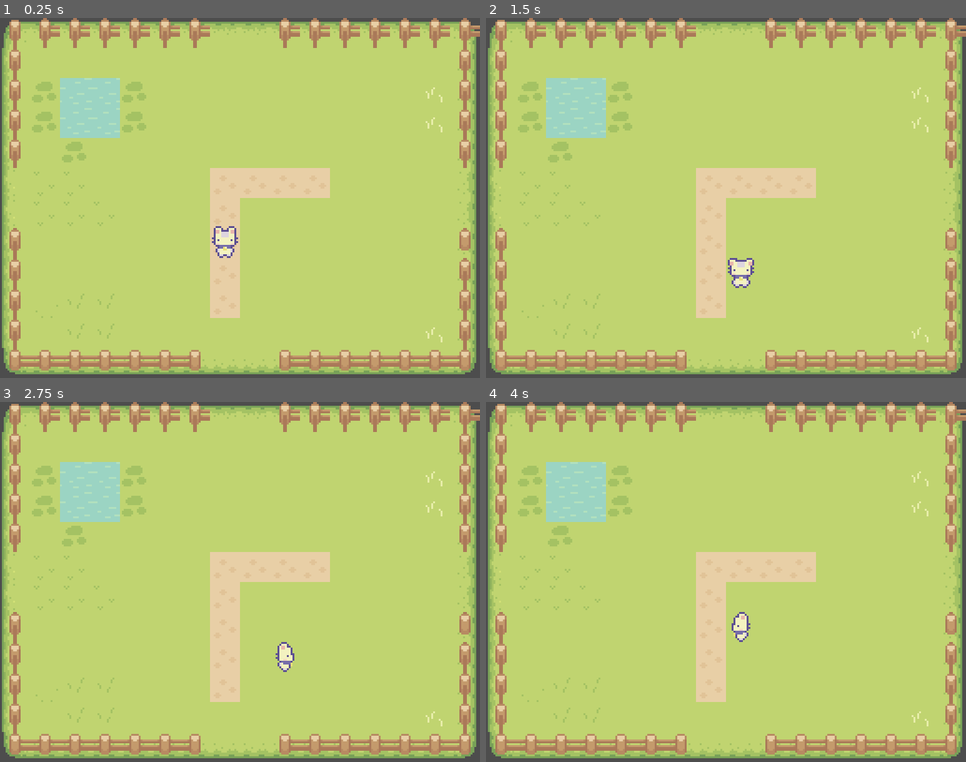
Above: before the commit, frames 1-4 (two rows, left to right).
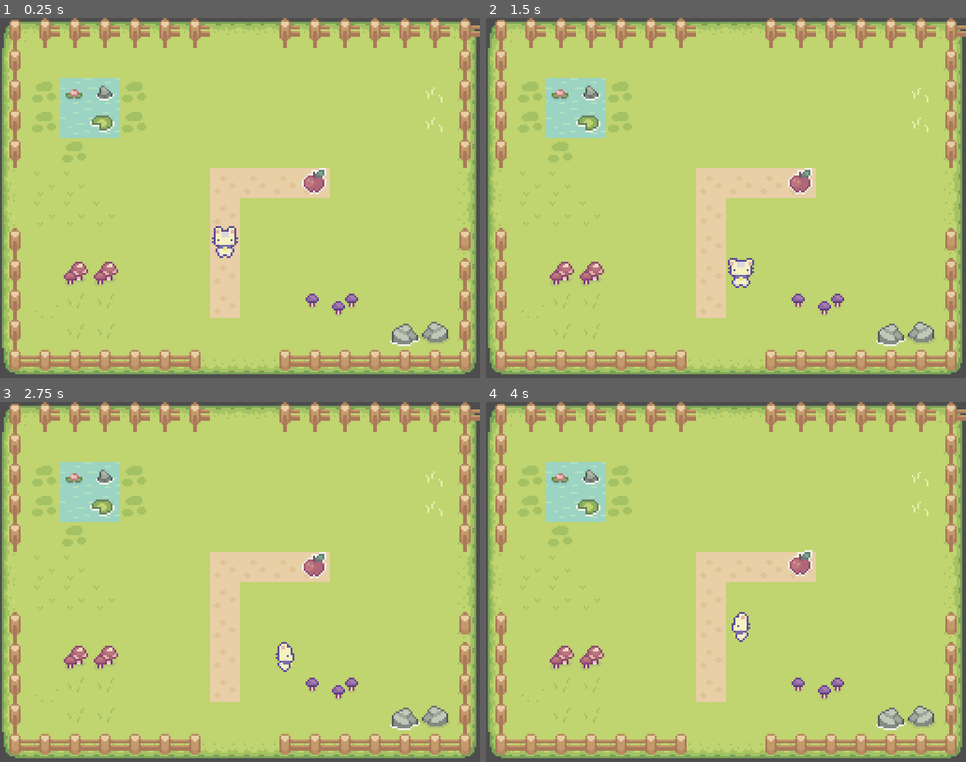
Above: after the commit, the same moments.

Repository: iarabaya/proyecto-integrador-v1
Game: Godot game, scene res://scenes/gym_level/gym_level.tscn
The game is run twice, just before and just after one commit, with the same random seed, the same clock (stepped at 60 frames per second) and the same inputs.
Inputs:
- Up to frame 1 (0.25 s): no input
- Up to frame 2 (1.5 s): hold Right (ui_right) 0.53-1.28 s; tap Enter at 1.25 s; hold Down (ui_down) from 1.28 s (still down)
- Up to frame 3 (2.75 s): tap Space at 2 s; release Down (ui_down) at 2.03 s; hold Right (ui_right) from 2.03 s (still down)
- Up to frame 4 (4 s): release Right (ui_right) at 2.78 s; hold Up (ui_up) 2.78-3.53 s; hold Left (ui_left) from 3.53 s (still down)

The runs differ from the first frame. In frame 1, 1.7% of the frame differs, in the area x 13-94%, y 18-92%; in frame 2, 1.7%; in frame 3, 1.7%; in frame 4, 1.7%.

Commit message:
feat: partial pickup implementation

Diff:
--- a/scenes/gym_level/gym_level.gd
+++ b/scenes/gym_level/gym_level.gd
@@ -10,13 +10,14 @@
 var level_data: Dictionary
 var player_model: PlayerModel
 var player: Node2D
+var pickup_manager: PickupManager
 
 
 func _ready() -> void:
 	# 1. Load tilemap
 	level_data = LevelLoader.load_gym(floor_layer, walls_layer)
 
-	# 2. Create player model (pure logic)
+	# 2. Player model (pure logic)
 	player_model = PlayerModel.new(
 		level_data["cols"],
 		level_data["rows"],
@@ -25,15 +26,19 @@
 		level_data["spawn"]["ty"]
 	)
 
-	# 3. Spawn player sprite
+	# 3. Pickup manager — spawns all objects from the JSON
+	pickup_manager = PickupManager.new()
+	add_child(pickup_manager)
+	pickup_manager.setup(level_data["objects"], level_data["solid"])
+
+	# 4. Player sprite
 	player = PlayerScene.instantiate()
 	add_child(player)
 	player.z_index = 4
 	player.setup(player_model)
 
-	print("Jugador en: tx=%d ty=%d" % [player_model.tx, player_model.ty])
 
-# TEMPORAL — test de movimiento con flechas. Se borrará en el paso del UI.
+# TEMPORAL — test con flechas. Se reemplaza en el paso del UI.
 var _moving := false
 
 func _process(_delta: float) -> void:
@@ -52,5 +57,6 @@
 func _test_step(dir: String) -> void:
 	_moving = true
 	await player.step(dir)
+	pickup_manager.check_pickup(player_model.tx, player_model.ty)
 	player.play_idle()
 	_moving = false
--- /dev/null
+++ b/scripts/pickup_manager.gd
@@ -0,0 +1,150 @@
+# PickupManager.gd
+# Spawns deco and pickup sprites from the level objects array.
+# Handles floating animation, collection detection, and collect effects.
+class_name PickupManager
+extends Node2D
+
+
+const FRAME_SIZE := 16
+
+# Maps object keys from gym.json to their spritesheet info
+const OBJECT_SHEETS: Dictionary = {
+	"plants":      {"path": "res://assets/objects/Basic Plants.png",             "cols": 6},
+	"grass_props": {"path": "res://assets/objects/Basic Grass Biom things 1.png","cols": 9},
+	"furniture":   {"path": "res://assets/objects/Basic Furniture.png",          "cols": 9},
+	"tools":       {"path": "res://assets/objects/Basic tools and meterials.png","cols": 3},
+}
+
+# "tx,ty" → {sprite, tween}
+var pickups: Dictionary = {}
+var collected: int = 0
+
+var _objects_data: Array = []
+var _solid: Array = []
+
+
+func setup(objects: Array, solid: Array) -> void:
+	_objects_data = objects
+	_solid = solid
+	for obj in objects:
+		if obj["type"] == "pickup":
+			_spawn_pickup(obj)
+		else:
+			_spawn_deco(obj)
+
+
+func check_pickup(tx: int, ty: int) -> void:
+	var key := "%d,%d" % [tx, ty]
+	if not pickups.has(key):
+		return
+	var data: Dictionary = pickups[key]
+	pickups.erase(key)
+	collected += 1
+	_play_collect(data["sprite"], data["tween"])
+
+
+func get_collected() -> int:
+	return collected
+
+func get_remaining() -> int:
+	return pickups.size()
+
+func reset() -> void:
+	for child in get_children():
+		child.queue_free()
+	pickups.clear()
+	collected = 0
+	for obj in _objects_data:
+		if obj["type"] == "pickup":
+			_spawn_pickup(obj)
+		else:
+			_spawn_deco(obj)
+
+
+# ── Spawning ──────────────────────────────────────────────────────────────────
+
+func _spawn_pickup(obj: Dictionary) -> void:
+	var pos := _tile_center(obj["tx"], obj["ty"])
+	var sprite := _make_sprite(obj["key"], obj["frame"], pos)
+	sprite.z_index = 5
+	add_child(sprite)
+
+	# Floating bob — loops forever
+	var tween := sprite.create_tween().set_loops()
+	tween.tween_property(sprite, "position:y", pos.y - 2.0, 0.6) \
+		.set_ease(Tween.EASE_IN_OUT).set_trans(Tween.TRANS_SINE)
+	tween.tween_property(sprite, "position:y", pos.y, 0.6) \
+		.set_ease(Tween.EASE_IN_OUT).set_trans(Tween.TRANS_SINE)
+
+	pickups["%d,%d" % [obj["tx"], obj["ty"]]] = {"sprite": sprite, "tween": tween}
+
+
+func _spawn_deco(obj: Dictionary) -> void:
+	var pos := _tile_center(obj["tx"], obj["ty"])
+	var sprite := _make_sprite(obj["key"], obj["frame"], pos)
+	sprite.z_index = 3
+	add_child(sprite)
+
+
+func _make_sprite(sheet_key: String, frame: int, pos: Vector2) -> Sprite2D:
+	var sprite := Sprite2D.new()
+	sprite.position = pos
+
+	if not OBJECT_SHEETS.has(sheet_key):
+		push_warning("PickupManager: clave desconocida '%s'" % sheet_key)
+		return sprite
+
+	var info: Dictionary = OBJECT_SHEETS[sheet_key]
+	var texture := load(info["path"]) as Texture2D
+
+	var atlas := AtlasTexture.new()
+	atlas.atlas = texture
+	var cols: int = int(info["cols"])
+	var col: int = frame % cols
+	var row: int = frame / cols
+	atlas.region = Rect2(col * FRAME_SIZE, row * FRAME_SIZE, FRAME_SIZE, FRAME_SIZE)
+
+	sprite.texture = atlas
+	return sprite
+
+
+# ── Collection effect ─────────────────────────────────────────────────────────
+
+func _play_collect(sprite: Sprite2D, float_tween: Tween) -> void:
+	float_tween.kill()
+
+	# Sprite: scale up + fade out + float up
+	var tween := sprite.create_tween().set_parallel(true)
+	tween.tween_property(sprite, "scale", Vector2(1.8, 1.8), 0.38) \
+		.set_ease(Tween.EASE_OUT).set_trans(Tween.TRANS_CUBIC)
+	tween.tween_property(sprite, "modulate:a", 0.0, 0.38) \
+		.set_ease(Tween.EASE_OUT).set_trans(Tween.TRANS_CUBIC)
+	tween.tween_property(sprite, "position:y", sprite.position.y - 14.0, 0.38) \
+		.set_ease(Tween.EASE_OUT).set_trans(Tween.TRANS_CUBIC)
+	tween.chain().tween_callback(sprite.queue_free)
+
+	# "+1" floating label
+	var label := Label.new()
+	label.text = "+1"
+	label.position = Vector2(sprite.position.x - 6.0, sprite.position.y - 6.0)
+	label.z_index = 10
+	var style := LabelSettings.new()
+	style.font_size = 8
+	style.font_color = Color(1.0, 0.93, 0.53)   # amarillo suave
+	style.outline_color = Color(0.0, 0.0, 0.0)
+	style.outline_size = 2
+	label.label_settings = style
+	add_child(label)
+
+	var ltween := label.create_tween().set_parallel(true)
+	ltween.tween_property(label, "position:y", label.position.y - 16.0, 0.5) \
+		.set_ease(Tween.EASE_OUT).set_trans(Tween.TRANS_CUBIC)
+	ltween.tween_property(label, "modulate:a", 0.0, 0.5) \
+		.set_ease(Tween.EASE_OUT).set_trans(Tween.TRANS_CUBIC)
+	ltween.chain().tween_callback(label.queue_free)
+
+
+# ── Helper ────────────────────────────────────────────────────────────────────
+
+func _tile_center(tx: int, ty: int) -> Vector2:
+	return Vector2(tx * 16.0 + 8.0, ty * 16.0 + 8.0)
Not shown, added: scripts/pickup_manager.gd.uid
